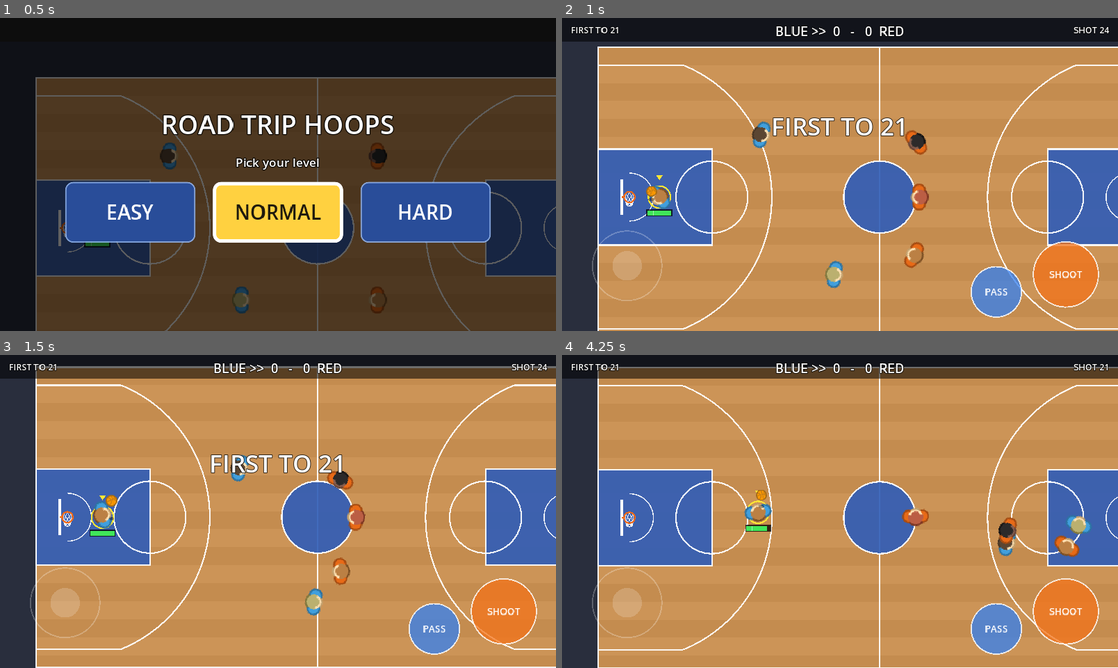
Above: before the commit, frames 1-4 (two rows, left to right).
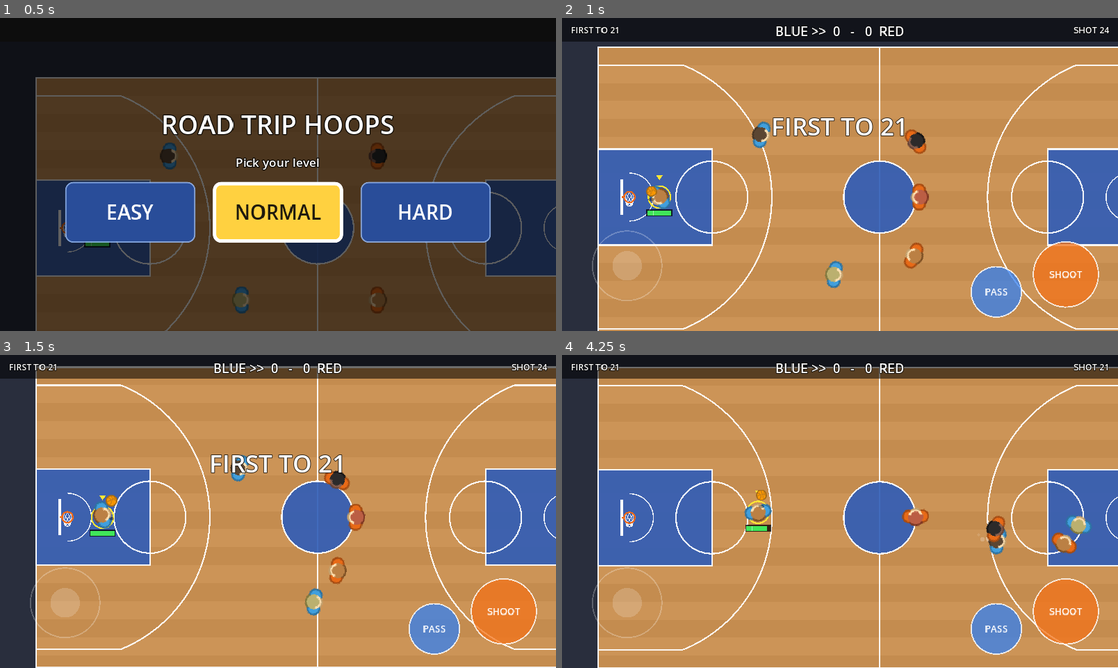
Above: after the commit, the same moments.

Repository: Kirmalo/road-trip-hoops
Game: Godot game, scene res://main.tscn
The game is run twice, just before and just after one commit, with the same random seed, the same clock (stepped at 60 frames per second) and the same inputs.
Inputs (mouse positions are in pixels of both pictures, inside the frame that each line leads up to):
- Up to frame 1 (0.5 s): no input
- Up to frame 2 (1 s): click "EASY" at 0.5 s
- Up to frame 3 (1.5 s): tap Enter at 1.25 s; move the mouse to (400, 495) at 1.27 s; hold D from 1.28 s (still down); tap J at 1.35 s; click (400, 495) at 1.42 s
- Up to frame 4 (4.25 s): tap Space at 1.52 s; release D at 2 s; drag from (728, 527) to (812, 574) at 2.02 s; move the mouse to (895, 442) at 2.77 s; hold D 2.78-3.5 s; tap Enter at 2.85 s; drag from (812, 574) to (673, 464) at 3.52 s

Frame 1 is identical in both runs. In frame 2, 0.1% of the frame differs, in the area x 61-66%, y 35-81%; in frame 3, 0.3%; in frame 4, 0.8%, in the area x 75-94%, y 51-65%.

Commit message:
P3-10: Normal and Easy difficulty values
Normal and Easy make the CPU less sharp, not slower (owner Q6): worse jump
shots, slower crossover and block-jump reactions, fewer jumps and well-timed
pokes, more bites on pump fakes, less help defense. Speed and stamina stay at
Hard. All values are multipliers or offsets on the Hard constants.

Autoplay proxy (RED at the level, BLUE Hard, 40 games each): RED won 62% on
Hard, 30% on Normal, 20% on Easy.

Co-Authored-By: Claude Opus 5.5 <noreply@anthropic.com>
Claude-Session: https://claude.ai/code/session_01K8WPuYbTD1xrCASynmgFd3

Diff:
--- a/scripts/difficulty.gd
+++ b/scripts/difficulty.gd
@@ -16,9 +16,12 @@
 const SAVE_SECTION := "settings"
 const SAVE_KEY := "difficulty"
 
-# PLACEHOLDER VALUES until the owner answers Q6 (real tuning is P3-10). Each entry is [mode, amount] applied to the
-# Hard value: "mul" multiplies it, "add" adds to it (seconds for reaction times). A key missing here = the Hard value,
-# so a later Hard retune carries over to Normal and Easy.
+# P3-10 values (owner Q6: the CPU is less sharp, not slower: worse shooting, slower reactions, worse steal/block
+# timing, bites on fakes more, less help defense; speed and stamina stay Hard on every level). Each entry is
+# [mode, amount] applied to the Hard value: "mul" multiplies it, "add" adds to it (seconds for reaction times). A key
+# missing here = the Hard value, so a later Hard retune carries over to Normal and Easy.
+# Tuned with --autoplay --difficulty=<level> (RED plays the level, BLUE plays Hard), 40 games each:
+# RED won 62% on Hard, 30% on Normal, 20% on Easy, and still used every move on Easy.
 # Keys (and where they are read):
 #   shot_quality_min/max  CPU jump-shot quality range (player.CPU_SHOT_QUALITY_MIN/MAX)
 #   cross_react_min/max   seconds a defender keeps going the old way after a crossover (defense.CPU_CROSS_REACT_*)
@@ -35,36 +38,36 @@
 #   stamina_drain         stamina per second while sprinting (player.STAMINA_DRAIN; Q6 b, Hard on every level)
 const LEVELS := {
 	NORMAL: {
-		"shot_quality_min": ["mul", 0.92],
-		"shot_quality_max": ["mul", 0.92],
-		"cross_react_min": ["add", 0.05],
-		"cross_react_max": ["add", 0.05],
-		"jump_react_min": ["add", 0.05],
-		"jump_react_max": ["add", 0.05],
-		"jump_chance": ["mul", 0.85],
-		"jumper_jump_chance": ["mul", 0.85],
-		"lob_jump_chance": ["mul", 0.85],
-		"poke_chance": ["mul", 0.85],
-		"poke_on_time": ["mul", 0.7],
-		"fake_bite": ["mul", 1.3],
-		"help_side": ["mul", 0.7],
-		"speed_mult": ["mul", 1.0],
+		"shot_quality_min": ["mul", 0.94],   # jumpers a bit off (Hard 1.05..1.25 -> ~0.99..1.18)
+		"shot_quality_max": ["mul", 0.94],
+		"cross_react_min": ["add", 0.04],    # a step slower to read a crossover (beaten more often)
+		"cross_react_max": ["add", 0.04],
+		"jump_react_min": ["add", 0.04],     # block jumps a little late
+		"jump_react_max": ["add", 0.04],
+		"jump_chance": ["mul", 0.9],
+		"jumper_jump_chance": ["mul", 0.9],
+		"lob_jump_chance": ["mul", 0.9],
+		"poke_chance": ["mul", 0.9],
+		"poke_on_time": ["mul", 0.75],       # fewer pokes timed on the floor touch
+		"fake_bite": ["mul", 1.25],          # bites on pump fakes more
+		"help_side": ["mul", 0.75],          # less help defense
+		"speed_mult": ["mul", 1.0],          # owner Q6: less sharp, not slower (Hard on every level)
 		"stamina_drain": ["mul", 1.0],
 	},
 	EASY: {
-		"shot_quality_min": ["mul", 0.84],
-		"shot_quality_max": ["mul", 0.84],
-		"cross_react_min": ["add", 0.1],
-		"cross_react_max": ["add", 0.1],
-		"jump_react_min": ["add", 0.1],
-		"jump_react_max": ["add", 0.1],
-		"jump_chance": ["mul", 0.7],
-		"jumper_jump_chance": ["mul", 0.7],
-		"lob_jump_chance": ["mul", 0.7],
-		"poke_chance": ["mul", 0.7],
-		"poke_on_time": ["mul", 0.4],
-		"fake_bite": ["mul", 1.6],
-		"help_side": ["mul", 0.4],
+		"shot_quality_min": ["mul", 0.83],   # Hard 1.05..1.25 -> ~0.87..1.04
+		"shot_quality_max": ["mul", 0.83],
+		"cross_react_min": ["add", 0.08],
+		"cross_react_max": ["add", 0.08],
+		"jump_react_min": ["add", 0.06],
+		"jump_react_max": ["add", 0.06],
+		"jump_chance": ["mul", 0.8],
+		"jumper_jump_chance": ["mul", 0.8],
+		"lob_jump_chance": ["mul", 0.8],
+		"poke_chance": ["mul", 0.8],
+		"poke_on_time": ["mul", 0.55],
+		"fake_bite": ["mul", 1.5],
+		"help_side": ["mul", 0.5],
 		"speed_mult": ["mul", 1.0],
 		"stamina_drain": ["mul", 1.0],
 	},
